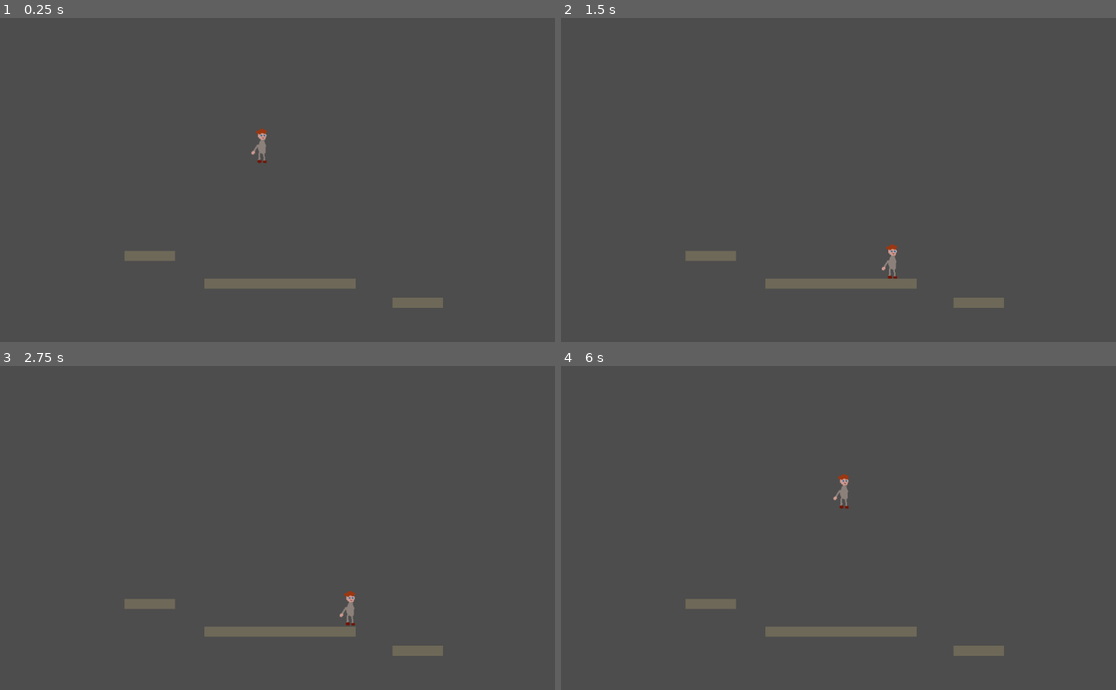
Above: before the commit, frames 1-4 (two rows, left to right).
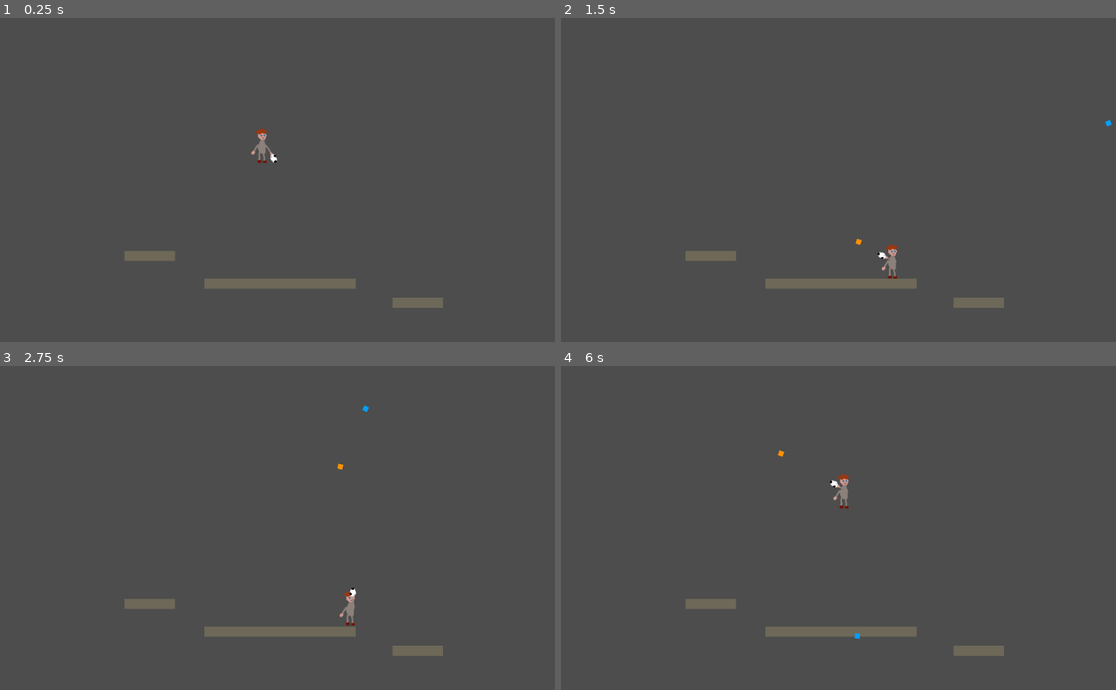
Above: after the commit, the same moments.

Repository: BenjaminMassey/PortalGodot
Game: Godot game, scene res://scenes/levels/LevelOne.tscn
Two runs of this game, one before a commit and one after it. Both use one fixed random seed, a clock stepped at 60 frames per second and the inputs below.
Inputs (mouse positions are in pixels of both pictures, inside the frame that each line leads up to):
- Up to frame 1 (0.25 s): no input
- Up to frame 2 (1.5 s): move the mouse to (971, 163) at 0.52 s; hold D (move_right) 0.53-1.28 s; click (971, 163) at 0.6 s; tap Space (jump) at 0.77 s; right-click (971, 163) at 0.8 s; move the mouse to (727, 196) at 1.27 s; hold A (move_left) from 1.28 s (still down); right-click (727, 196) at 1.35 s
- Up to frame 3 (2.75 s): tap Space (jump) at 1.52 s; click (166, 544) at 1.55 s; move the mouse to (344, 456) at 2.02 s; release A (move_left) at 2.03 s; hold D (move_right) from 2.03 s (still down); click (344, 456) at 2.1 s; right-click (344, 456) at 2.3 s
- Up to frame 4 (6 s): move the mouse to (816, 592) at 2.77 s; right-click (816, 592) at 2.85 s; tap Space (jump) at 3.02, 3.77, 4.52 s; click (816, 592) at 3.05 s; move the mouse to (1021, 576) at 3.52 s; release D (move_right) at 3.53 s; hold A (move_left) 3.53-5.78 s; click (1021, 576) at 3.6 s; right-click (1021, 576) at 3.8 s; tap Enter at 4.25 s; move the mouse to (672, 479) at 4.27 s; right-click (672, 479) at 4.35 s; click (672, 479) at 4.55 s; move the mouse to (877, 528) at 5.02 s; click (877, 528) at 5.1 s; right-click (877, 528) at 5.3 s; tap R (reset) at 5.75 s; move the mouse to (760, 443) at 5.77 s; hold D (move_right) from 5.78 s (still down); right-click (760, 443) at 5.85 s

The runs differ from the first frame. In frame 1, less than 0.1% of the frame differs, in the area x 47-50%, y 39-45%; in frame 2, less than 0.1%; in frame 3, less than 0.1%, in the area x 60-67%, y 12-75%; in frame 4, less than 0.1%.

Commit message:
Gun with portals that stick to things (but are not portals yet)

Diff:
--- a/scenes/Player.tscn
+++ b/scenes/Player.tscn
@@ -1,7 +1,9 @@
-[gd_scene load_steps=5 format=3 uid="uid://bswgl070387l8"]
+[gd_scene load_steps=7 format=3 uid="uid://bswgl070387l8"]
 
-[ext_resource type="Script" path="res://scenes/Player.gd" id="1_2hcds"]
+[ext_resource type="Script" path="res://scripts/Player.gd" id="1_bwki1"]
 [ext_resource type="Texture2D" uid="uid://bplksvx33dlbc" path="res://assets/images/character.png" id="1_std7g"]
+[ext_resource type="Script" path="res://scripts/Gun.gd" id="3_ga441"]
+[ext_resource type="Texture2D" uid="uid://4epb65lgsufv" path="res://assets/images/arm.png" id="3_xwlaj"]
 
 [sub_resource type="RectangleShape2D" id="RectangleShape2D_fj0nc"]
 size = Vector2(20, 6)
@@ -11,7 +13,7 @@
 
 [node name="Player" type="CharacterBody2D"]
 position = Vector2(534, 284)
-script = ExtResource("1_2hcds")
+script = ExtResource("1_bwki1")
 
 [node name="PlayerSprite" type="Sprite2D" parent="."]
 texture = ExtResource("1_std7g")
@@ -25,3 +27,14 @@
 [node name="PlayerCollider" type="CollisionShape2D" parent="."]
 position = Vector2(3, 0)
 shape = SubResource("CapsuleShape2D_kexhu")
+
+[node name="Gun" type="Node2D" parent="."]
+position = Vector2(11, -2)
+script = ExtResource("3_ga441")
+
+[node name="GunSprite" type="Sprite2D" parent="Gun"]
+position = Vector2(20, 0)
+texture = ExtResource("3_xwlaj")
+
+[node name="GunEnd" type="Area2D" parent="Gun"]
+position = Vector2(40.345, 0)
--- /dev/null
+++ b/scenes/Portal.tscn
@@ -0,0 +1,16 @@
+[gd_scene load_steps=4 format=3 uid="uid://c8i5xn28esi7l"]
+
+[ext_resource type="Script" path="res://scripts/Portal.gd" id="1_0n6xr"]
+[ext_resource type="Texture2D" uid="uid://smjvnwowcywo" path="res://assets/images/primary_portal.png" id="1_4hlk7"]
+
+[sub_resource type="RectangleShape2D" id="RectangleShape2D_iqykd"]
+size = Vector2(10, 10)
+
+[node name="Portal" type="Area2D"]
+script = ExtResource("1_0n6xr")
+
+[node name="PortalSprite" type="Sprite2D" parent="."]
+texture = ExtResource("1_4hlk7")
+
+[node name="PortalCollider" type="CollisionShape2D" parent="."]
+shape = SubResource("RectangleShape2D_iqykd")
--- /dev/null
+++ b/scripts/Gun.gd
@@ -0,0 +1,30 @@
+extends Node2D
+
+class_name Gun
+
+var portal_scene: PackedScene
+
+func _ready() -> void:
+	portal_scene = load("res://scenes/Portal.tscn")
+
+func _process(delta: float) -> void:
+	self.look_at(get_global_mouse_position())
+	portals_input()
+
+func portals_input() -> void:
+	var type: String = ""
+	if Input.is_action_just_pressed("primary_action"):
+		type = "primary"
+	if Input.is_action_just_pressed("secondary_action"):
+		type = "secondary"
+	if !type.is_empty():
+		var group_name: String = type + "_portal"
+		var existing: Array[Node] = self.owner.owner.get_tree().get_nodes_in_group(group_name)
+		for node in existing:
+			node.queue_free()
+		var shot = portal_scene.instantiate()
+		shot.add_to_group(group_name)
+		shot.position = $GunEnd.global_position
+		var shot_sprite := shot.get_child(0) # TODO: better than index
+		shot_sprite.texture = load("res://assets/images/" + type + "_portal.png")
+		self.owner.owner.add_child(shot)
--- a/scenes/Player.gd
+++ b/scripts/Player.gd
@@ -1,4 +1,6 @@
 extends CharacterBody2D
+
+class_name Player
 
 @export var move_speed: float = 250.0
 @export var gravity_speed: float = 300.0
--- /dev/null
+++ b/scripts/Portal.gd
@@ -0,0 +1,23 @@
+extends Area2D
+
+class_name Portal
+
+@export var move_speed: float = 10.0
+
+var moving: bool = true
+
+func _ready() -> void:
+	self.look_at(get_global_mouse_position())
+	self.connect("area_entered", area_check)
+
+func area_check(area: Area2D) -> void:
+	if !moving:
+		return
+	if area.is_in_group("primary_portal") || area.is_in_group("secondary_portal"):
+		area.queue_free()
+	else:
+		moving = false
+
+func _physics_process(delta: float) -> void:
+	if moving:
+		self.move_local_x(move_speed)
Binary file added: assets/images/primary_portal.png
Not shown, added: assets/images/primary_portal.png.import
Binary file added: assets/images/secondary_portal.png
Not shown, added: assets/images/secondary_portal.png.import
